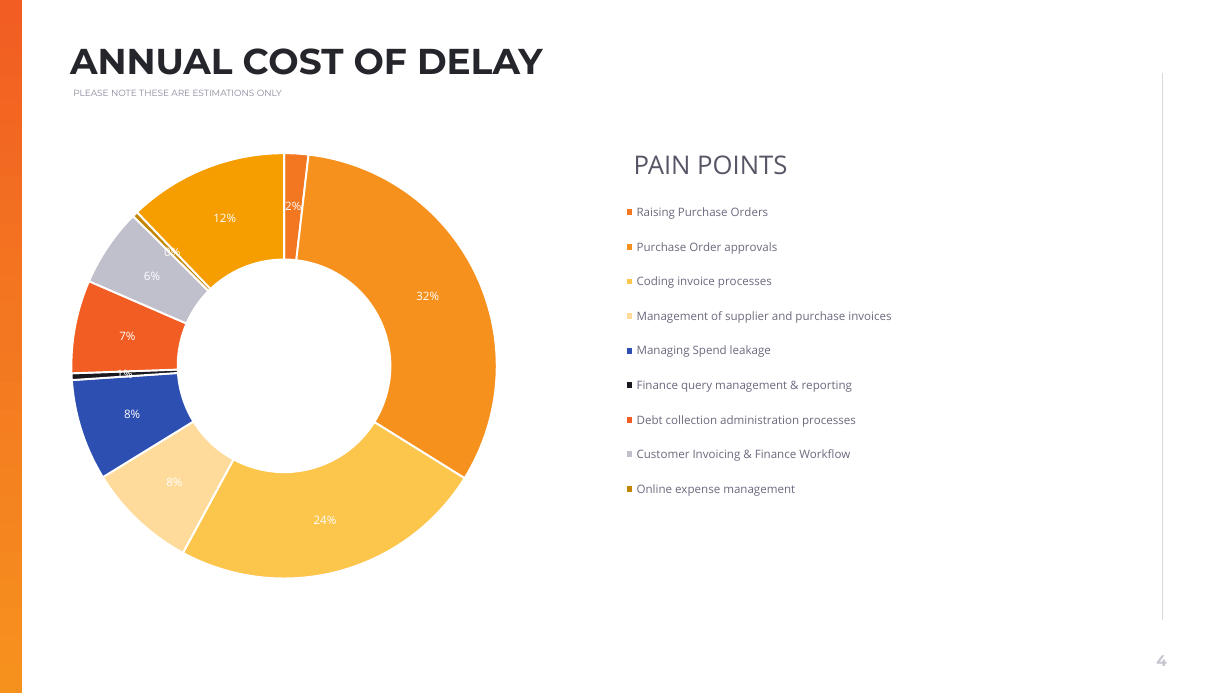
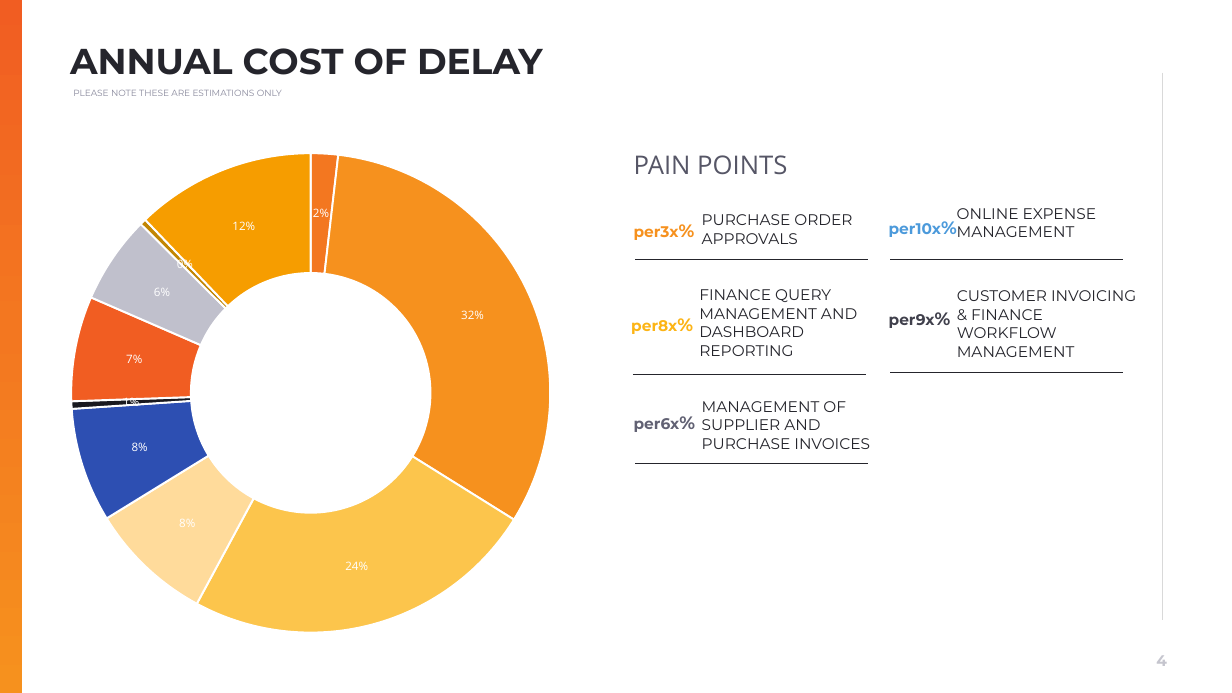
Before and after one commit to muratozdemirpiblo/ppt-api, a slide deck: slide 4 of client.pptx. Drawn at 1232x693 pixels with LibreOffice and Linux fonts; fonts in the diff are those of the drawing; background and template pictures are left out. Boxes give left, top, right and bottom in pixels: in the first picture for what was removed or moved away, otherwise in the second. Text is boxed around its words. In the diff, an @@ line names an element or a change of style, - is before the commit and + after.

```diff
--- a/client.pptx
+++ b/client.pptx
@@ doughnut chart at (x1=70, y1=140, x2=571, y2=635) @@
-categories: Raising Purchase Orders, Purchase Order approvals, Coding invoice processes, Management of supplier and purchase invoices, Managing Spend leakage , Finance query management & reporting, Debt collection administration processes, Customer Invoicing & Finance Workflow, Online expense management
+categories: 1, 2, 3, 4, 5, 6, 7, 8, 9
@@ legend changed @@
@@ plot area changed @@
@@ doughnut chart resized from (x1=70, y1=140, x2=1073, y2=635) to (x1=70, y1=140, x2=571, y2=635) @@
@@ text added at (x1=957, y1=208, x2=1096, y2=237), 12 pt, text #25252C @@
+ONLINE EXPENSE MANAGEMENT
@@ text added at (x1=634, y1=226, x2=679, y2=240), 12 pt, text #F6911E, bold @@
+per3x%
@@ text added at (x1=702, y1=214, x2=852, y2=244), 12 pt, text #25252C @@
+PURCHASE ORDER APPROVALS
@@ text added at (x1=889, y1=223, x2=942, y2=237), 12 pt, text #4C9ADB, bold @@
+per10x%
@@ line added from (636, 260) to (869, 260), #25252C 0.5 pt @@
@@ line added from (891, 259) to (1124, 259), #25252C 0.5 pt @@
@@ text added at (x1=699, y1=289, x2=857, y2=356), 12 pt, text #25252C @@
+FINANCE QUERY MANAGEMENT AND DASHBOARD REPORTING
@@ text added at (x1=957, y1=290, x2=1136, y2=357), 12 pt, text #25252C @@
+CUSTOMER INVOICING & FINANCE WORKFLOW MANAGEMENT
@@ text added at (x1=631, y1=320, x2=677, y2=334), 12 pt, text #FCB415, bold @@
+per8x%
@@ text added at (x1=889, y1=314, x2=935, y2=328), 12 pt, text #40404C, bold @@
+per9x%
@@ line added from (633, 374) to (866, 374), #25252C 0.5 pt @@
@@ line added from (891, 372) to (1124, 372), #25252C 0.5 pt @@
@@ text added at (x1=634, y1=418, x2=680, y2=432), 12 pt, text #616173, bold @@
+per6x%
@@ text added at (x1=702, y1=401, x2=870, y2=449), 12 pt, text #25252C @@
+MANAGEMENT OF SUPPLIER AND PURCHASE INVOICES
@@ line added from (636, 463) to (869, 463), #25252C 0.5 pt @@
```
Also in this commit, not shown: 1 other slide changed, 2 other files.
